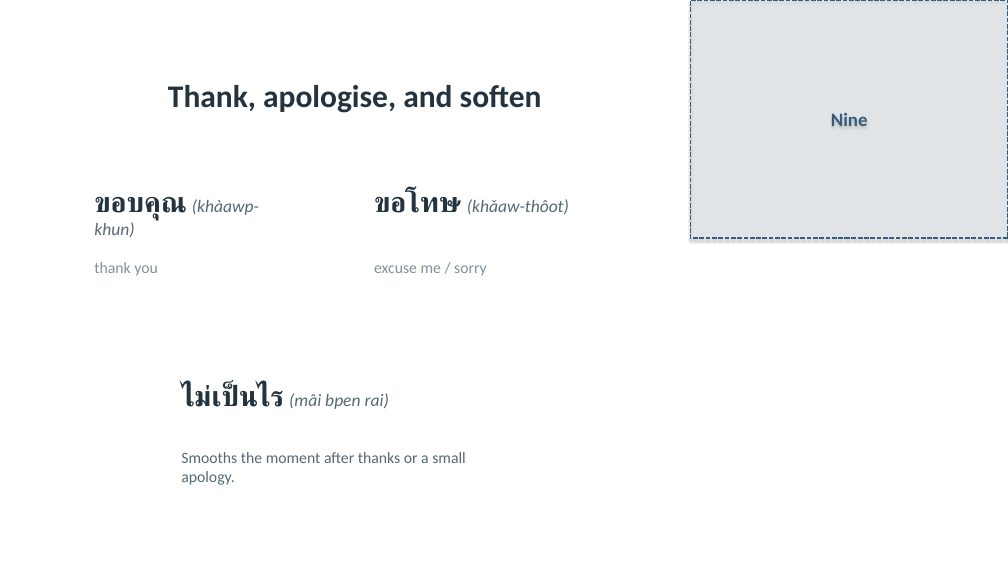
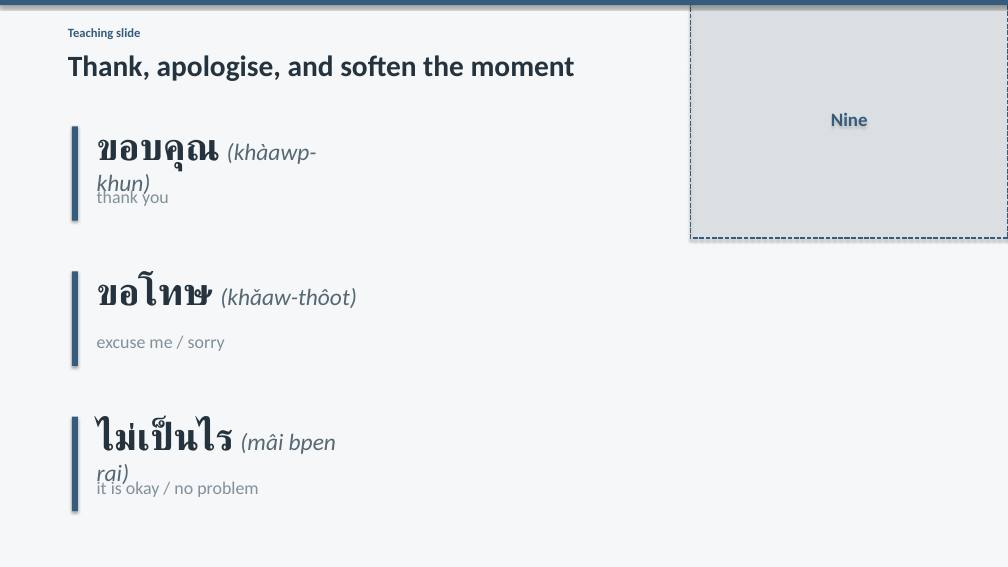
Before and after one commit to OTFTCS/thai-nine, a slide deck: slide 4 of course/modules/M01/L001/M01-L001-canva-deck.pptx (slide 5 before the commit). Drawn at 1008x567 pixels with LibreOffice and Linux fonts; fonts in the diff are those of the drawing; background and template pictures are left out. Boxes give left, top, right and bottom in pixels: in the first picture for what was removed or moved away, otherwise in the second. Text is boxed around its words. In the diff, an @@ line names an element or a change of style, - is before the commit and + after.

```diff
--- a/course/modules/M01/L001/M01-L001-canva-deck.pptx
+++ b/course/modules/M01/L001/M01-L001-canva-deck.pptx
@@ background picture (left out) to #F5F7F8 @@
@@ rectangle added at [0,0,1008,5], fill #355C7D @@
@@ text added at [68,28,140,39], 12 pt, text #355C7D, bold @@
+Teaching slide
@@ text at [68,55,575,81]: text changed; size 30 to 28 pt @@
-Thank, apologise, and soften
+Thank, apologise, and soften the moment
@@ text removed at [60,79,160,105] @@
-Section 2
@@ text "ขอบคุณ (khàawp-khun)": place and size @@
-text "ขอบคุณ (khàawp-khun)" at [94,196,259,237]
+text "ขอบคุณ (khàawp-khun)" at [97,139,317,198]
@@ text "ขอบคุณ (khàawp-khun)" at [97,139,317,198]: size 27 to 36 pt in "ขอบคุณ"; size 16.7 to 22.3 pt in "(khàawp-khun)" @@
@@ text removed at [60,134,318,164] @@
-Close warmly
@@ rectangle added at [72,126,78,221], fill #355C7D @@
@@ text "thank you": place and size @@
-text "thank you" at [94,262,158,276]
+text "thank you" at [97,189,169,206]
@@ text "thank you" at [97,189,169,206]: size 15 to 17 pt @@
@@ text "ขอโทษ (khǎaw-thôot)": place and size @@
-text "ขอโทษ (khǎaw-thôot)" at [374,190,569,214]
+text "ขอโทษ (khǎaw-thôot)" at [97,275,357,308]
@@ text "ขอโทษ (khǎaw-thôot)" at [97,275,357,308]: size 27 to 36 pt in "ขอโทษ"; size 16.7 to 22.3 pt in "(khǎaw-thôot)" @@
@@ rectangle added at [72,271,78,366], fill #355C7D @@
@@ text "excuse me / sorry" at [97,339,225,351]: size 15 to 17 pt @@
@@ text "excuse me / sorry": place and size @@
-text "excuse me / sorry" at [374,265,487,276]
+text "excuse me / sorry" at [97,339,225,351]
@@ text removed at [135,315,392,346] @@
-Natural reply to both
@@ rectangle added at [72,417,78,511], fill #355C7D @@
@@ text "ไม่เป็นไร (mâi bpen rai)": place and size @@
-text "ไม่เป็นไร (mâi bpen rai)" at [181,384,389,409]
+text "ไม่เป็นไร (mâi bpen rai)" at [97,420,336,488]
@@ text "ไม่เป็นไร (mâi bpen rai)" at [97,420,336,488]: size 27 to 36 pt in "ไม่เป็นไร"; size 16.7 to 22.3 pt in "(mâi bpen rai)" @@
@@ text added at [97,479,258,497], 17 pt, text #82909A @@
+it is okay / no problem
@@ text removed at [181,452,465,485] @@
-Smooths the moment after thanks or a small apology.
```
Also in this commit, not shown: 5 other slides changed, 4 slides added, 6 slides removed, 3 other files.
